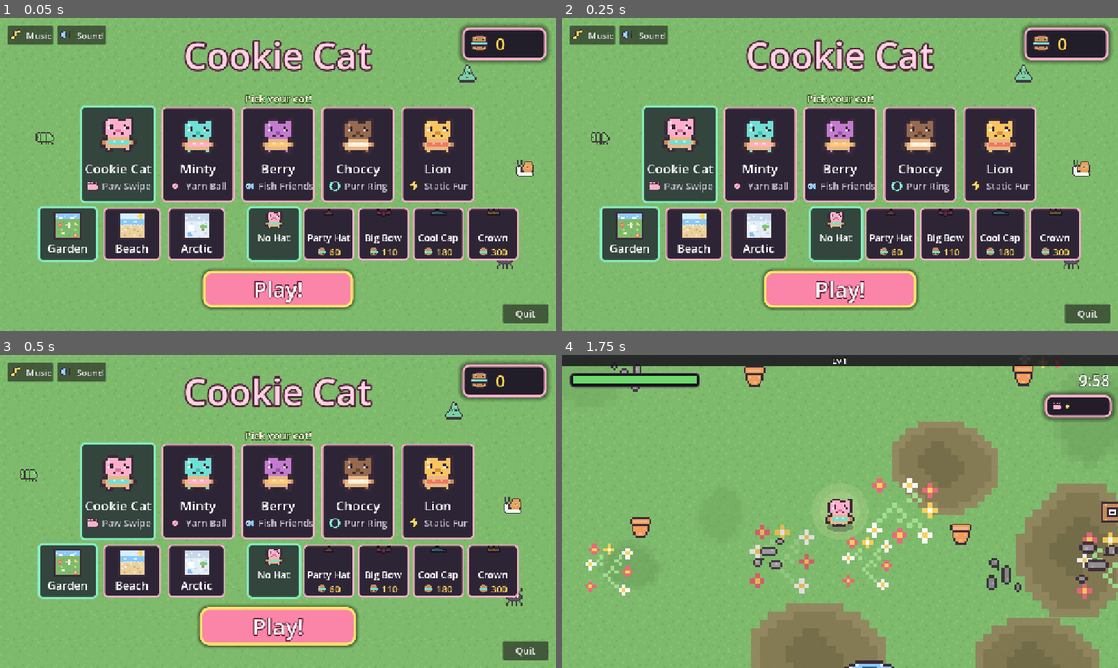
Above: before the commit, frames 1-4 (two rows, left to right).
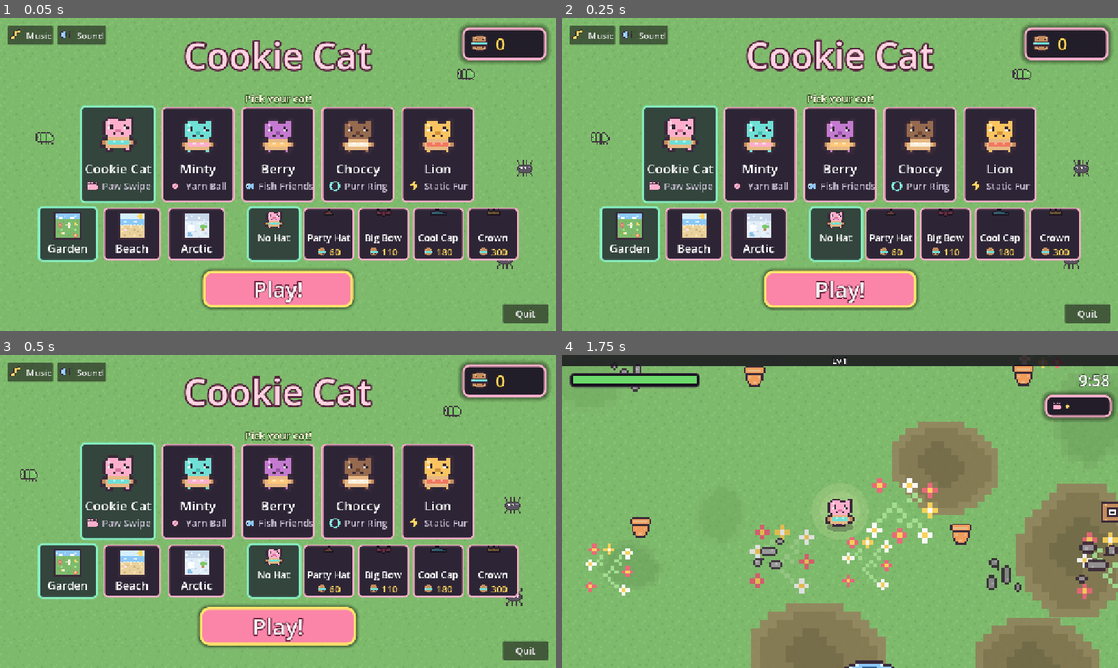
Above: after the commit, the same moments.

Repository: lukew-cogapp/cookie-cat
Game: Godot game, scene res://scenes/start_screen.tscn
Two runs of this game, one before a commit and one after it. Both use one fixed random seed, a clock stepped at 60 frames per second and the inputs below.
Inputs (mouse positions are in pixels of both pictures, inside the frame that each line leads up to):
- Up to frame 1 (0.05 s): no input
- Up to frame 2 (0.25 s): no input
- Up to frame 3 (0.5 s): no input
- Up to frame 4 (1.75 s): click "Play!" at 0.5 s; tap Enter at 1.25 s; move the mouse to (962, 495) at 1.27 s; hold D (move_right) from 1.28 s (still down); tap Space (confirm) at 1.35 s; click (962, 495) at 1.42 s

The runs differ from the first frame. In frame 1, 0.3% of the frame differs, in the area x 82-96%, y 14-51%; in frame 2, 0.3%; in frame 3, 0.3%, in the area x 79-94%, y 14-51%; in frame 4, nothing differs.

Commit message:
Stop one kill paying twice, and make the mouse chase
A row is not removed until _compact runs at the end of the loop, so a second
weapon landing the same frame found it alive by index and was told it killed it
again: two gems, two tallies, and two piles of cookies from one boss. Props had
the same hole, and a corpse also walked one more step and could still bite.

The Toy Mouse aimed once when fired and then flew straight, so the card's
promise that it chases was not kept. It steers now. The dead paw `arc` branch
went with it, along with two tests that could not fail and the CLAUDE.md claims
that today's changes made untrue.

Diff:
--- a/scripts/props.gd
+++ b/scripts/props.gd
@@ -185,6 +185,12 @@
 		if pos[i].distance_squared_to(point) <= r2:
 			_hits.append(i)
 	for i in _hits:
+		# Already broken this frame. Rows go once `_compact` runs, so a second
+		# weapon reaching the same pot would break it again and drop its reward
+		# twice. `weapons.gd` routes every area of effect through here, so two
+		# overlapping ones is the normal case, not a rare one.
+		if hp[i] <= 0.0:
+			continue
 		hp[i] -= amount
 		# A flash, then a gap longer than the flash. An aura damages every
 		# frame; refreshing the timer pinned a pot solid white, and merely
--- a/scripts/start_screen.gd
+++ b/scripts/start_screen.gd
@@ -528,8 +528,13 @@
 
 func _make_bug() -> TextureRect:
 	var bug := TextureRect.new()
-	# Never the Big Bug: the menu lawn is a calm place.
-	bug.texture = load(Tuning.ENEMY_TEXTURES[randi() % (Tuning.ENEMY_TEXTURES.size() - 1)])
+	# Never the Big Bug: the menu lawn is a calm place. Named rather than counted
+	# off the end of the list, which excluded whichever kind happened to be last
+	# and let the boss onto the lawn as soon as one was added after it.
+	var kind := randi() % Tuning.ENEMY_TEXTURES.size()
+	if kind == Swarm.Kind.BIG:
+		kind = Swarm.Kind.GRUB
+	bug.texture = load(Tuning.ENEMY_TEXTURES[kind])
 	bug.custom_minimum_size = Tuning.START_BUG_SIZE
 	bug.size = Tuning.START_BUG_SIZE
 	bug.expand_mode = TextureRect.EXPAND_IGNORE_SIZE
--- a/scripts/swarm.gd
+++ b/scripts/swarm.gd
@@ -176,6 +176,12 @@
 	var target := _player.global_position
 	var cull := Tuning.ENEMY_CULL_DISTANCE * Tuning.ENEMY_CULL_DISTANCE
 	for i in alive:
+		# Killed during last frame's weapons pass and not compacted yet. Weapons
+		# run after the swarm in `world.tscn`, so a kill sits in `_dead` across
+		# the frame boundary: without this the corpse walks one more step and can
+		# still land its touch on the cat.
+		if hp[i] <= 0.0:
+			continue
 		var k := kind[i]
 		var to := target - pos[i]
 		var d := to.length()
@@ -238,6 +244,12 @@
 func damage(i: int, amount: float, from: Vector2) -> bool:
 	if i < 0 or i >= alive:
 		return false
+	# Already dead this frame. The row is not removed until `_compact` runs at
+	# the end of the loop, so a second weapon landing on the same frame finds it
+	# alive by index and would be told it killed it again: two gems, two kills,
+	# and two cookie piles from one boss. An aura plus a shot does this often.
+	if hp[i] <= 0.0:
+		return false
 	hp[i] -= amount
 	# Only re-flash once the last one has finished. A puddle or an aura damages
 	# every frame, and refreshing the timer each time held a tanky bug solid
--- a/scripts/tuning.gd
+++ b/scripts/tuning.gd
@@ -284,9 +284,14 @@
 	"bowl": {"name": "Big Bowl", "per_level": 0.11},
 }
 
-## Weapon at max level plus this passive, once a present is opened, becomes
-## the evolution. One per weapon at most, and two are enough for a ten-minute
-## run: a third has never been reached in a playtest.
+## NOT BUILT YET. A design, kept because the pairings are the thought-out part:
+## a weapon at max level plus the named passive would become the evolution. One
+## per weapon at most.
+##
+## Nothing in `scripts/` reads this. There are no presents either, despite what
+## `BOSS_MINUTES` says below: a boss drops cookies. Only `tuning_test` touches
+## the table, and it checks the shape rather than any behaviour, so do not read
+## a passing suite as evidence that any of this works.
 const EVOLUTIONS := {
 	"paw": {"needs": "claw", "into": "Tiger Swipe", "damage": 3.0, "radius": 1.6},
 	"yarn": {"needs": "bell", "into": "Yarn Storm", "damage": 2.2, "count": 3.0},
@@ -305,6 +310,14 @@
 const SHOT_HIT_RADIUS := 14.0
 ## Index order for shot_kind, which picks the draw colour.
 const SHOT_KINDS := ["yarn", "mouse", "boomer"]
+## The mouse's index in that list, named because `_tick_shots` steers it and
+## comparing against a bare 1 is how the start screen ended up letting the boss
+## onto its lawn.
+const SHOT_MOUSE := 1
+## How sharply the mouse turns towards whatever it is chasing, as a share of the
+## remaining angle per second. Gentle on purpose: a shot that snaps onto its
+## target cannot miss and stops reading as a mouse hunting.
+const MOUSE_TURN := 3.0
 ## Shots are drawn as their own art, in SHOT_KINDS order.
 const SHOT_ART := [
 	"res://assets/yarn.png",
@@ -505,7 +518,7 @@
 ## reward for it and the screen stays exactly as full. A probe died at 32
 ## seconds against an unthrottled quota.
 const SPAWN_REFILL_RATE := 3.0
-## Minutes at which one Big Bug arrives. Each drops a present.
+## Minutes at which one Big Bug arrives. Each drops a pile of cookies.
 const BOSS_MINUTES := [4, 7, 9]
 
 # --- Rushes ---
--- a/scripts/weapons.gd
+++ b/scripts/weapons.gd
@@ -181,8 +181,6 @@
 func _fire(id: String, level: int) -> void:
 	var at := _player.global_position
 	match String(Tuning.WEAPONS[id]["kind"]):
-		"arc":
-			_fire_arc(id, level, at)
 		"aura", "burst", "sweep":
 			_fire_circle(id, level, at)
 		"shot":
@@ -197,25 +195,6 @@
 			_fire_boomer(id, level, at)
 		"trail":
 			_fire_trail(id, level, at)
-
-
-## Paw Swipe: a wedge in front of the cat. The one weapon that cares which way
-## the player faces, which is what makes standing still feel different from
-## walking into a crowd.
-func _fire_arc(id: String, level: int, at: Vector2) -> void:
-	var r := _radius(id, level)
-	var facing := Vector2.LEFT if _player.facing_left() else Vector2.RIGHT
-	var half: float = float(Tuning.WEAPONS[id]["arc"]) * 0.5
-	_swarm.near(at, r, _hits)
-	var dealt := false
-	for i in _hits:
-		if absf(facing.angle_to(_swarm.pos[i] - at)) <= half:
-			_hit(i, _damage(id, level), at)
-			dealt = true
-	_break_props(at, r, _damage(id, level))
-	_add_fx(at, facing, r, Tuning.FX_ARC, Tuning.FX_TIME_ARC)
-	if dealt:
-		Audio.play("shoot", _voice(id))
 
 
 ## Purr Ring and Sleepy Yawn: everything inside a circle.
@@ -429,6 +408,20 @@
 				continue
 			shot_vel[s] = home.normalized() * shot_vel[s].length()
 			step = shot_vel[s] * delta
+		elif shot_kind[s] == Tuning.SHOT_MOUSE:
+			# The mouse chases, which is what its card promises and what its
+			# `chaser` kind is named for. It aimed once at the moment of firing
+			# and then flew straight, which made it a slower yarn ball.
+			#
+			# Turned rather than redirected: a shot that snaps onto its target
+			# cannot miss, and the swerve is the part a child can see.
+			var seek := _aim_at(shot_pos[s])
+			if seek != shot_pos[s]:
+				var want := (seek - shot_pos[s]).normalized()
+				var speed := shot_vel[s].length()
+				var turn: float = Tuning.MOUSE_TURN * delta
+				shot_vel[s] = shot_vel[s].normalized().lerp(want, turn).normalized() * speed
+				step = shot_vel[s] * delta
 		shot_pos[s] += step
 		shot_life[s] -= delta
 		if shot_life[s] <= 0.0:
--- a/test/save_test.gd
+++ b/test/save_test.gd
@@ -69,14 +69,21 @@
 	assert_eq(Save.cookies, before, "and charged nothing")
 
 
-## The shop machinery still has to work, for the cosmetics cookies will buy.
-## Exercised against a priced entry rather than a cat, since cats are free.
+## The shop machinery still has to work, for the cosmetics cookies buy. Against
+## a priced hat rather than a cat, since cats are free.
+##
+## This used to set `cookies` to 500 and assert it was 500, so it could not fail
+## and the spend it is named for was never exercised.
 func test_unlocking_spends_and_records() -> void:
-	Save.cookies = 500
-	Save.unlocked = []
-	assert_false("hat" in Save.unlocked, "not owned to begin with")
-	Save.cookies = 500
-	assert_eq(Save.cookies, 500, "cookies are held for cosmetics")
+	var id := "party"
+	var cost := int(Tuning.HATS[id]["cost"])
+	assert_gt(cost, 0, "the fixture hat is actually priced")
+	Save.hats = []
+	Save.cookies = cost + 40
+	assert_false(Save.is_hat_unlocked(id), "not owned to begin with")
+	assert_true(Save.unlock_hat(id), "bought")
+	assert_eq(Save.cookies, 40, "and paid exactly its price")
+	assert_true(Save.is_hat_unlocked(id), "and recorded")
 
 
 ## Buying the same cat twice would charge twice for nothing.
--- a/test/swarm_test.gd
+++ b/test/swarm_test.gd
@@ -5,6 +5,13 @@
 ## index. Every one of these pins a way that has already gone wrong or would
 ## silently corrupt the crowd: a row dropped twice deletes a live enemy, and a
 ## mid-loop swap skips the row it moved.
+
+class StubPlayer:
+	extends Node2D
+
+	func hurt(_amount: float) -> void:
+		pass
+
 
 var _swarm: Swarm
 
@@ -146,14 +153,37 @@
 	assert_eq(_swarm.slow_by[0], 0.4, "the deeper slow holds")
 
 
-## Driven by hand rather than by letting the swarm tick: `_physics_process`
-## needs a live run and a player it can damage, and this is asserting the timer,
-## not the movement it gates.
+## The swarm's own tick runs the timer down. This used to do the subtraction
+## itself and then assert the result of its own arithmetic, so no change to
+## `swarm.gd` could ever have broken it.
 func test_slow_wears_off() -> void:
-	_swarm.spawn(Vector2.ZERO, 0)
+	Run.cat = Tuning.STARTER_CAT
+	Run.start()
+	var player := StubPlayer.new()
+	add_child_autofree(player)
+	player.global_position = Vector2.ZERO
+	_swarm.set_player(player)
+	# Far enough away that it neither reaches the cat nor is culled.
+	_swarm.spawn(Vector2(300, 0), 0)
 	_swarm.slow(0, 0.5, 0.1)
-	_swarm.slow_for[0] = maxf(_swarm.slow_for[0] - 0.2, 0.0)
-	assert_eq(_swarm.slow_for[0], 0.0, "the timer runs out")
+	assert_almost_eq(_swarm.slow_by[0], 0.5, 0.01, "slowed to begin with")
+	for _i in 12:
+		_swarm._physics_process(1.0 / 60.0)
+	assert_eq(_swarm.slow_for[0], 0.0, "the swarm's own tick ran it out")
+	Run.alive = false
+
+
+## A row killed this frame is not removed until `_compact` runs, so a second
+## weapon landing the same frame finds it alive by index. `damage` must refuse
+## it: reporting a second kill paid a second gem, a second tally and, from a
+## boss, a second pile of cookies. An aura plus a shot does this routinely.
+func test_a_dead_row_cannot_be_killed_twice() -> void:
+	_swarm.spawn(Vector2.ZERO, 0)
+	assert_true(_swarm.damage(0, 9999.0, Vector2.ZERO), "the first hit kills it")
+	assert_false(_swarm.damage(0, 9999.0, Vector2.ZERO), "the second is refused")
+	assert_false(_swarm.damage(0, 1.0, Vector2.ZERO), "and so is a small one")
+	_swarm._compact()
+	assert_eq(_swarm.alive, 0, "and it is dropped exactly once")
 
 
 func test_slow_on_a_dead_row_is_ignored() -> void:
Not shown, changed: CLAUDE.md
